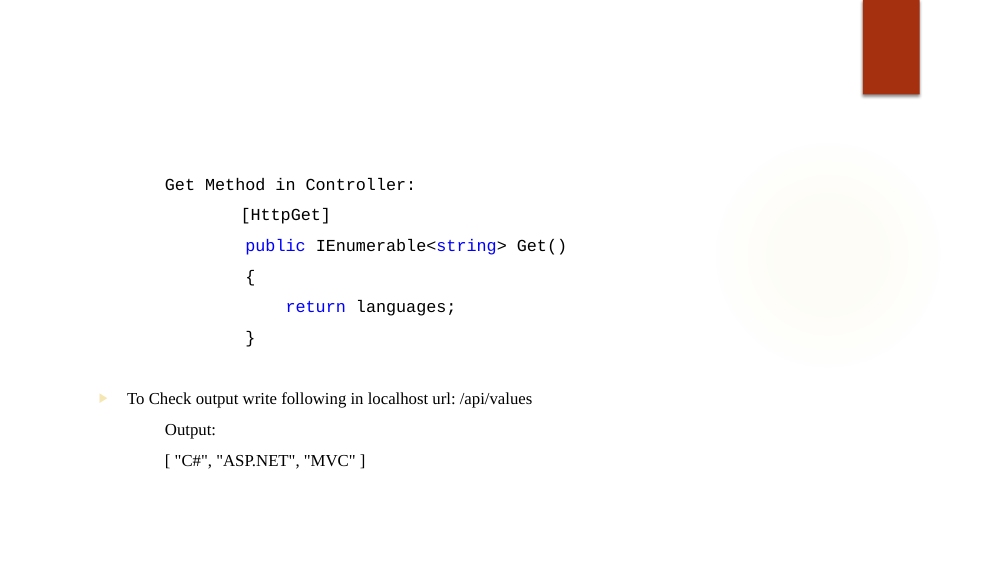
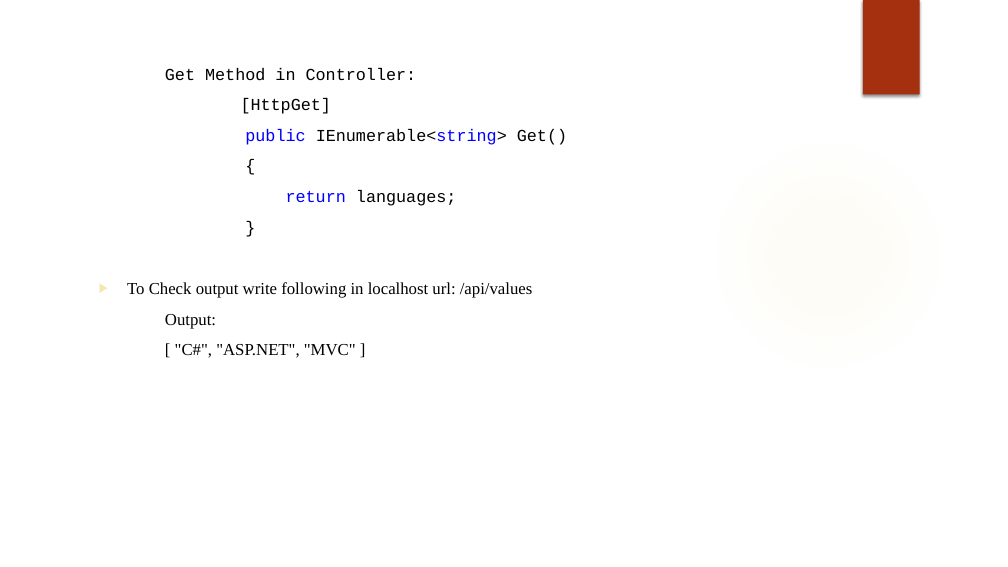
Before and after one commit to rx-training/Training-Jan-2021, a slide deck: slide 6 of Modules/C#/Day14/Disha-Shah/Assignment/Net Core Web API.pptx (slide 5 before the commit). Drawn at 1008x567 pixels with LibreOffice and Linux fonts; fonts in the diff are those of the drawing; background and template pictures are left out. Boxes give left, top, right and bottom in pixels: in the first picture for what was removed or moved away, otherwise in the second. Text is boxed around its words. In the diff, an @@ line names an element or a change of style, - is before the commit and + after.

```diff
--- a/Modules/C#/Day14/Disha-Shah/Assignment/Net Core Web API.pptx
+++ b/Modules/C#/Day14/Disha-Shah/Assignment/Net Core Web API.pptx
@@ text "Get Method in Controller:" moved from (x1=127, y1=178, x2=567, y2=469) to (x1=127, y1=68, x2=567, y2=358) @@
```
Also in this commit, not shown: 5 other slides changed, 3 slides added, 8 other files.
